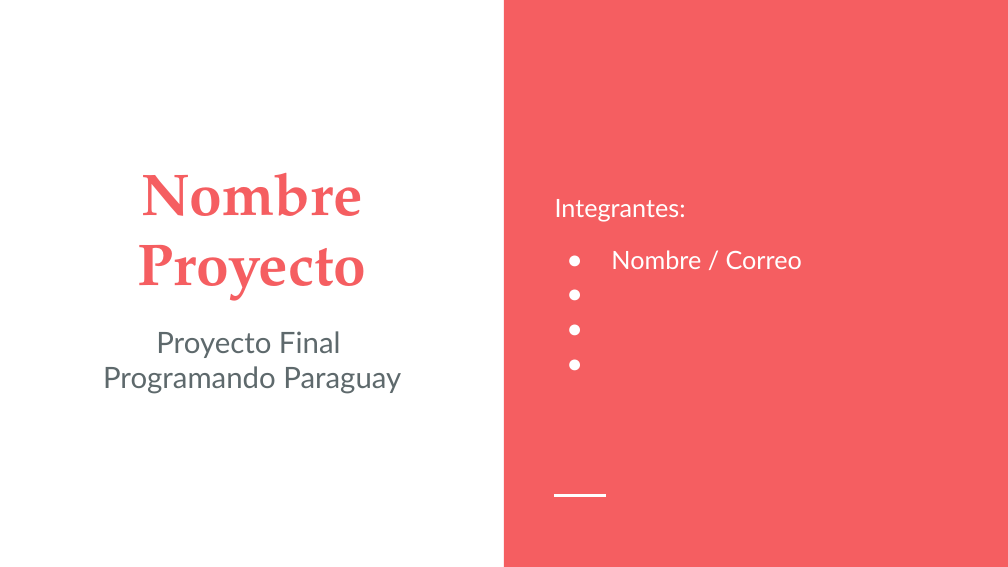
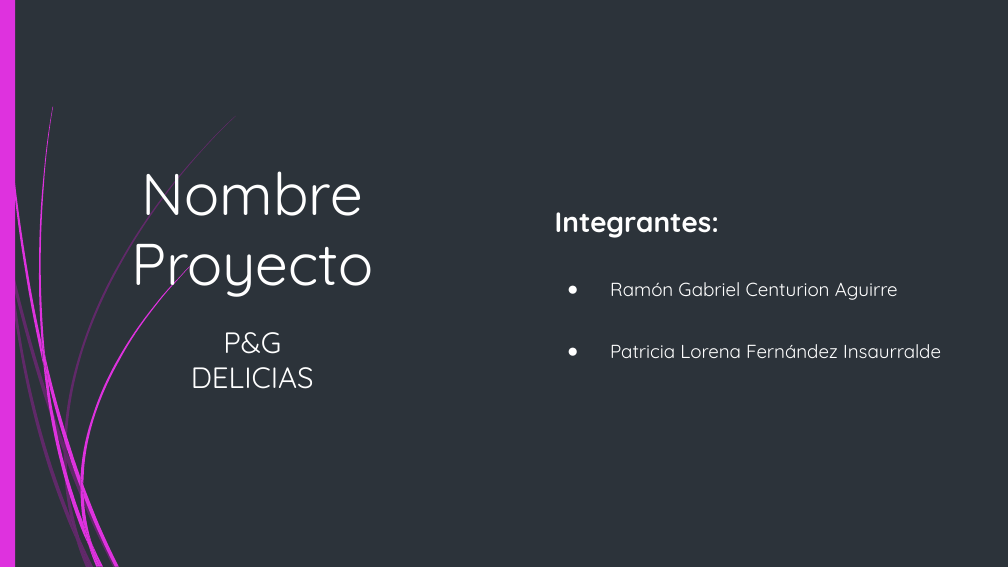
Before and after one commit to G4BOs/PyGDelicias, a slide deck: slide 1 of Presentacion/Presentación - Proyecto Final (1).pptx. Drawn at 1008x567 pixels with LibreOffice and Linux fonts; fonts in the diff are those of the drawing. Boxes give left, top, right and bottom in pixels: in the first picture for what was removed or moved away, otherwise in the second. Text is boxed around its words. In the diff, an @@ line names an element or a change of style, - is before the commit and + after.

```diff
--- a/Presentacion/Presentación - Proyecto Final (1).pptx
+++ b/Presentacion/Presentación - Proyecto Final (1).pptx
@@ background #FFFFFF to #2C333A @@
@@ rectangle added at (0,0,15,566), fill #DE32DE @@
@@ rectangle removed at (504,0,1008,566) @@
@@ title "Nombre Proyecto" at (131,156,373,301): font TeX Gyre Pagella to Quicksand, text colour #F55E61 to #FFFFFF, bold off @@
@@ text at (555,212,719,238): size 18 to 20 pt, font Lato to Quicksand, bold on in "Integrantes:"; line spacing 1.15 to 1 @@
@@ text at (610,282,941,358): text changed; size 18 to 13.5 pt; font Lato to Quicksand @@
-● Nombre / Correo
+● Ramón Gabriel Centurion Aguirre
+● Patricia Lorena Fernández Insaurralde
@@ subtitle at (191,332,314,389): text changed; font Lato to Quicksand; text colour #5E696C to #FFFFFF @@
-Proyecto Final
-Programando Paraguay
+P&G
+DELICIAS
@@ line removed from (554, 496) to (606, 496) @@
@@ group added at (0,116,236,567): 10 freeform shapes @@
@@ group added at (2,0,198,567): 12 freeform shapes @@
```
Also in this commit, not shown: 7 other slides changed, 3 slides added, 1 slide removed, 2 other files.
